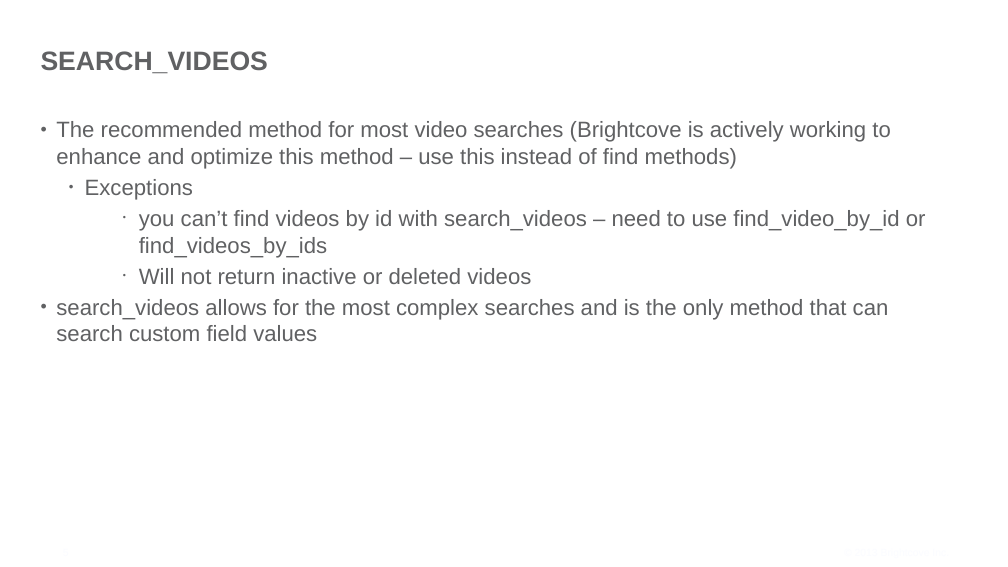
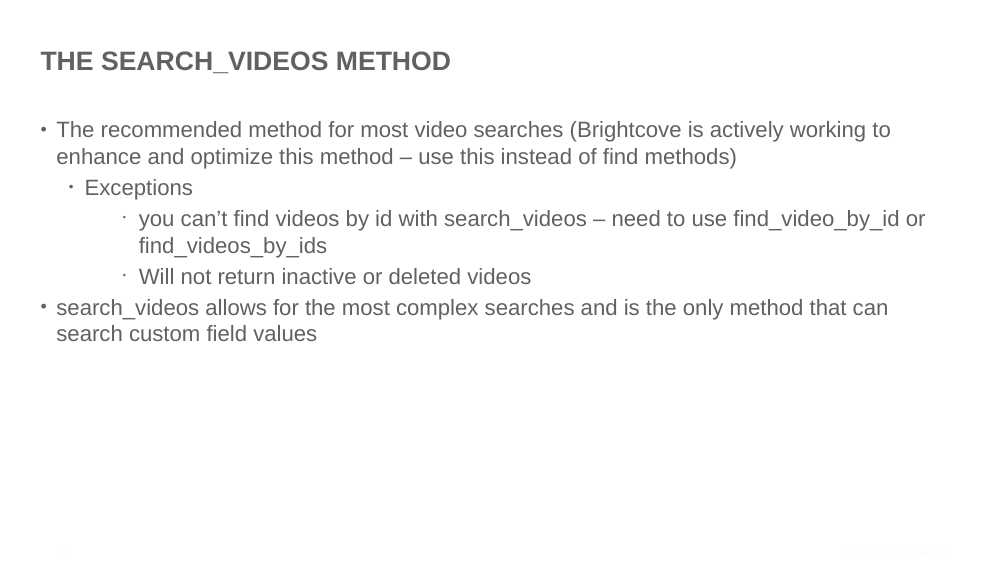
Before and after one commit to BrightcoveLearning/VideoCloudMediaAPI, a slide deck: slide 5 of VideoSessionsMaterials/understanding-read-methods.pptx. Drawn at 1008x567 pixels with LibreOffice and Linux fonts; fonts in the diff are those of the drawing; background and template pictures are left out. Boxes give left, top, right and bottom in pixels: in the first picture for what was removed or moved away, otherwise in the second. Text is boxed around its words. In the diff, an @@ line names an element or a change of style, - is before the commit and + after.

```diff
--- a/VideoSessionsMaterials/understanding-read-methods.pptx
+++ b/VideoSessionsMaterials/understanding-read-methods.pptx
@@ title at bbox=[41, 51, 451, 73]: text changed @@
-SEARCH_VIDEOS
+THE SEARCH_VIDEOS METHOD
```
Also in this commit, not shown: 1 other slide changed, 4 slides removed, 6 other files.
